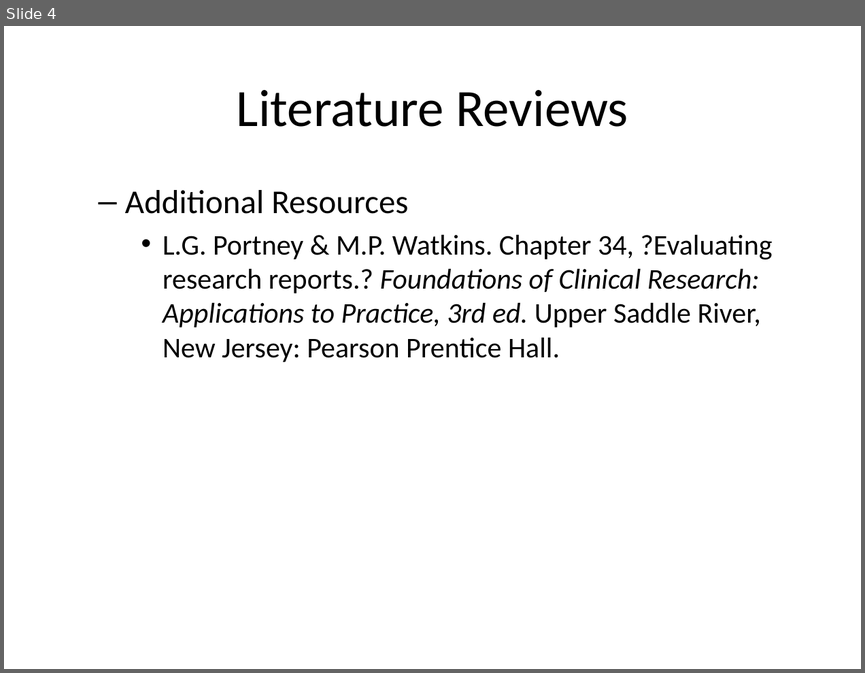
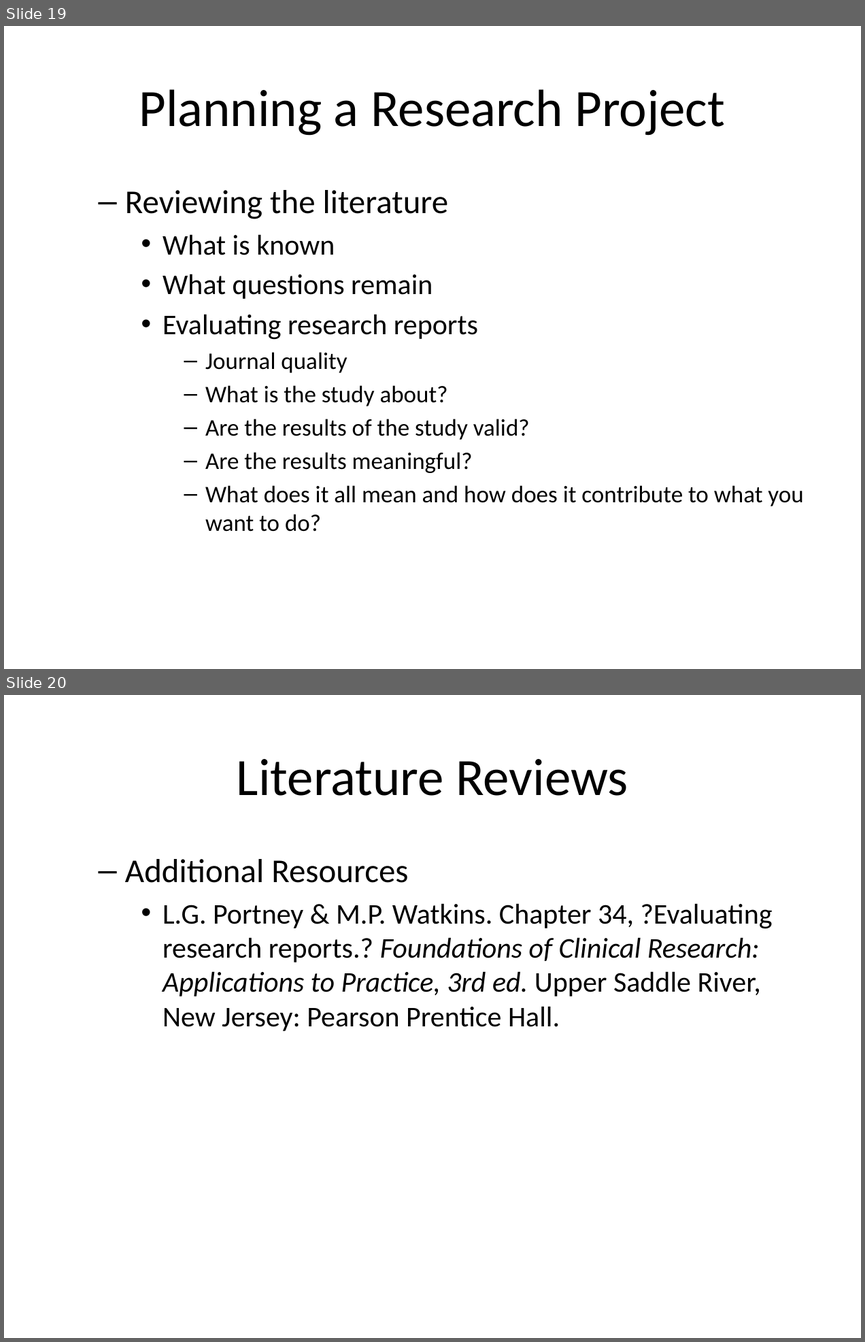
Before and after one commit to classes-medb/5510, a slide deck: doc/video-03-literature-review.pptx. Shown one above the other, each under a label of ours: slide 4 before the commit, slides 19 and 20 after it. The pictures are 865x673 and 865x1342 pixels, drawn with LibreOffice and Linux fonts; fonts in the diff are those of the drawing. Boxes give left, top, right and bottom in pixels: in the first picture for what was removed or moved away, otherwise in the second. Text is boxed around its words. In the diff, an @@ line names an element or a change of style, - is before the commit and + after.

```diff
--- a/doc/video-03-literature-review.pptx
+++ b/doc/video-03-literature-review.pptx
@@ slide 19 added at [4,26,861,669], background #FFFFFF @@
@@ title added at [139,89,725,135], 44 pt, text #000000 @@
+Planning a Research Project
@@ text added at [125,190,803,531], 20 pt, text #000000 @@
+  – Reviewing the literature
+    • What is known
+    • What questions remain
+    • Evaluating research reports
+      – Journal quality
+      – What is the study about?
+      – Are the results of the study valid?
+      – Are the results meaningful?
+      – What does it all mean and how does it contribute to what you want to do?
@@ what was slide 4 is now slide 20 @@
```
Also in this commit, not shown: 2 slides changed, 16 other slides added, 2 slides removed, 1 other file.
